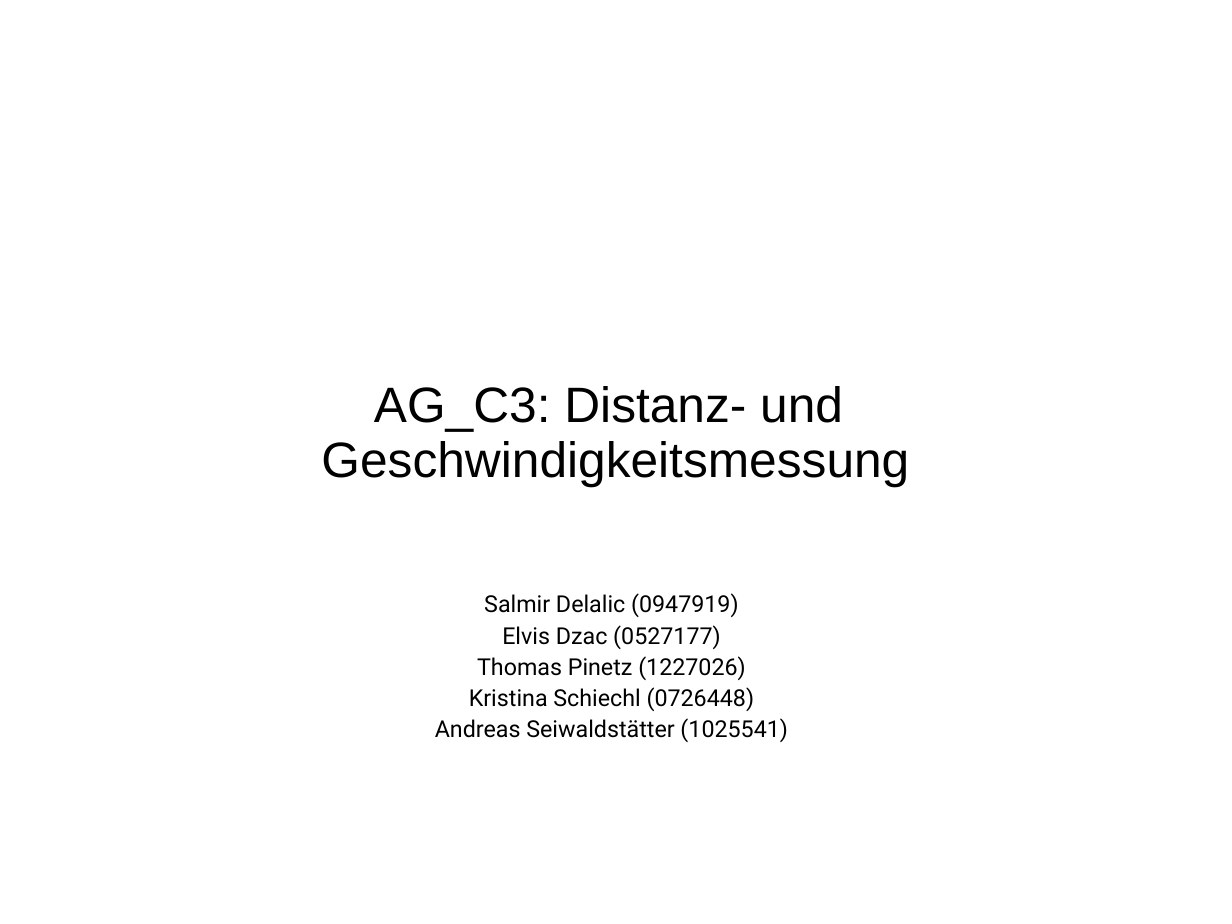
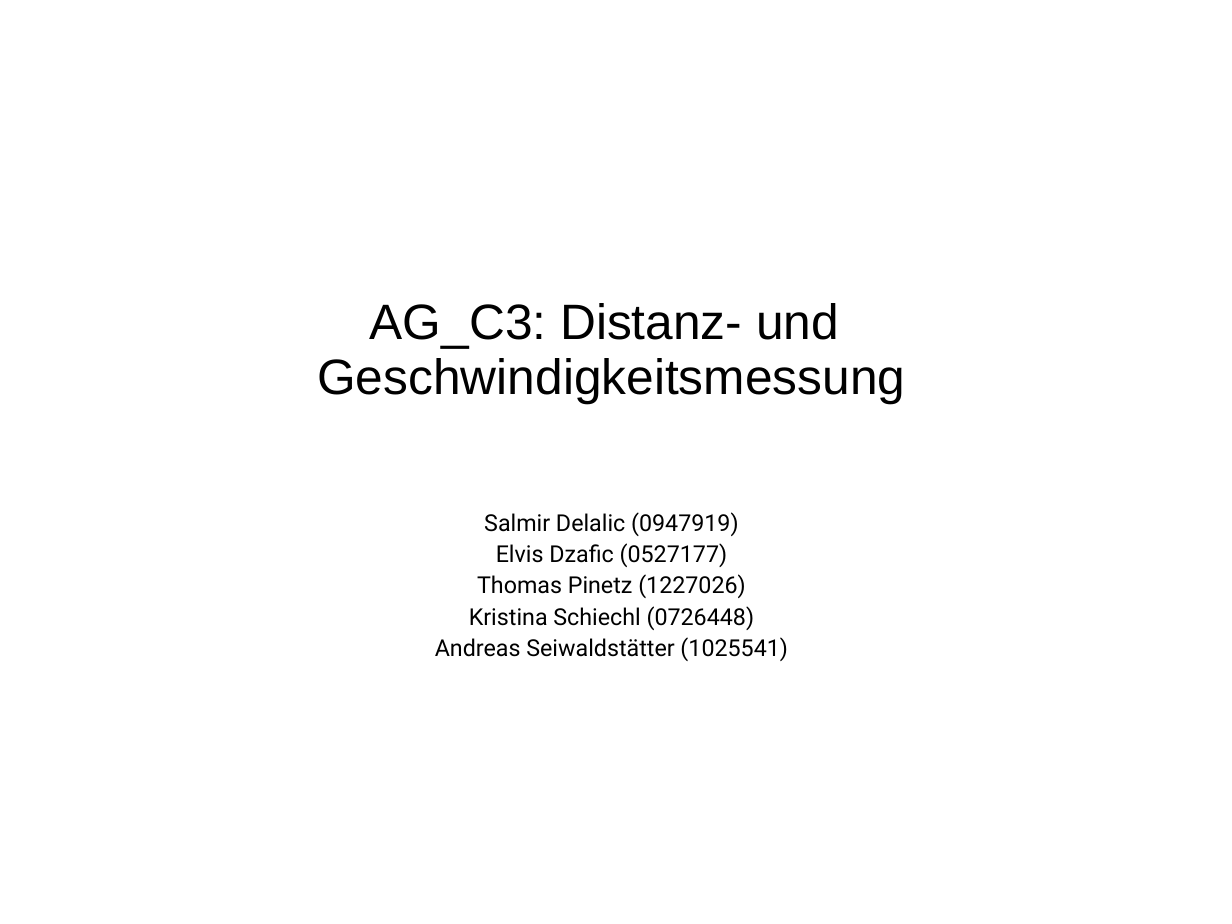
Before and after one commit to tpinetz/EDVBAG_C3, a slide deck: slide 1 of Documents/Zwischenpraesentation.ppt. Drawn at 1232x924 pixels with LibreOffice and Linux fonts; fonts in the diff are those of the drawing. Boxes give left, top, right and bottom in pixels: in the first picture for what was removed or moved away, otherwise in the second. Text is boxed around its words. In the diff, an @@ line names an element or a change of style, - is before the commit and + after.

```diff
--- a/Documents/Zwischenpraesentation.ppt
+++ b/Documents/Zwischenpraesentation.ppt
@@ text "AG_C3: Distanz- und" moved from (x1=321, y1=386, x2=909, y2=487) to (x1=317, y1=303, x2=905, y2=404) @@
@@ text "Salmir Delalic (0947919)" moved from (x1=435, y1=593, x2=788, y2=742) to (x1=435, y1=512, x2=788, y2=661) @@
@@ text at (x1=496, y1=543, x2=728, y2=567): text changed @@
-Elvis Dzac (0527177)
+Elvis Dzafic (0527177)
```
Also in this commit, not shown: 5 other slides changed, 1 slide added, 1 slide removed.
